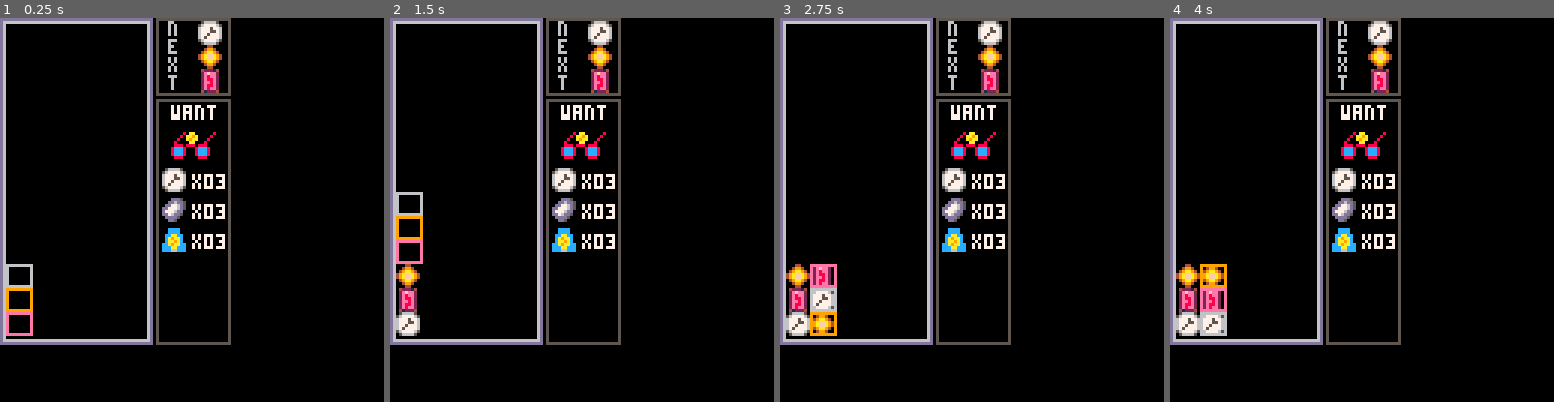
Above: before the commit, frames 1-4 (left to right).
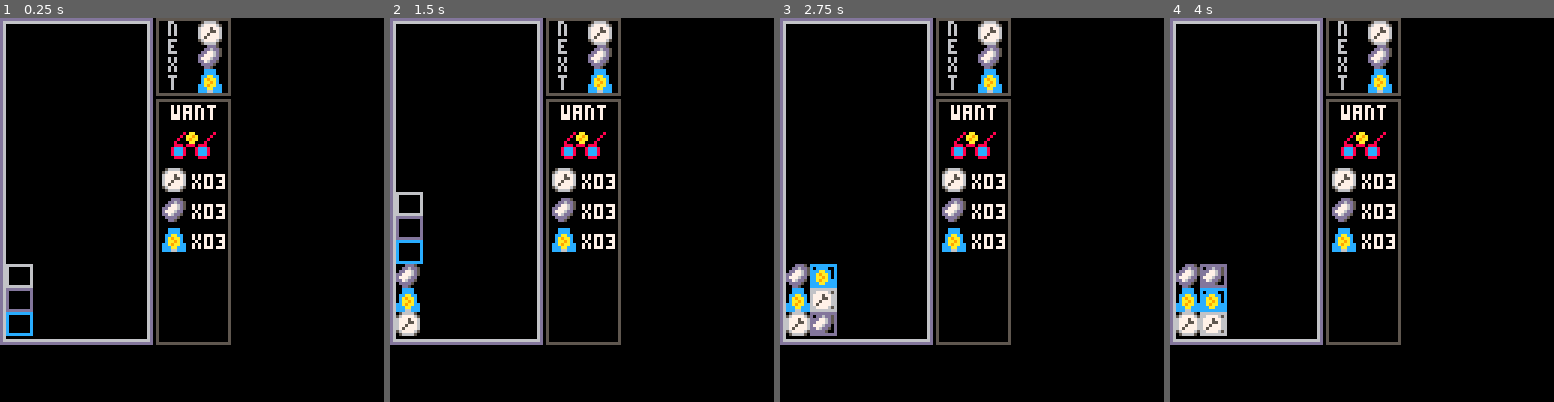
Above: after the commit, the same moments.

Repository: brunopinheiro/pico8_carts
Game: PICO-8 cartridge tagw.p8
The game is run twice, just before and just after one commit, with the same random seed, the same clock (stepped at 60 frames per second) and the same inputs.
Inputs:
- Up to frame 1 (0.25 s): no input
- Up to frame 2 (1.5 s): tap X (X key) at 0.33, 1.07 s; tap O (Z key) at 0.7 s
- Up to frame 3 (2.75 s): hold Right 1.6-2.1 s; tap O (Z key) at 1.7, 2.1, 2.5 s; tap X (X key) at 1.85 s; hold Up 2.15-2.42 s; hold Right from 2.47 s (still down)
- Up to frame 4 (4 s): tap O (Z key) at 2.9, 3.3, 3.7 s; tap X (X key) at 2.97 s; release Right at 3.03 s; hold Left 3.08-3.58 s; hold Down 3.63-3.97 s

The runs differ from the first frame. In frame 1, 1.0% of the frame differs, in the area x 1-58%, y 7-83%; in frame 2, 1.6%; in frame 3, 2.1%; in frame 4, 2.1%.

Commit message:
[tagw] automatically assemble a item

Diff:
--- a/tagw.p8
+++ b/tagw.p8
@@ -93,9 +93,11 @@
 		end,
 
 		update=function(self)
-			local completed={}
+			local completed = {}
 			for k, anim in pairs(self.animations) do
-				if not anim.update() then completed[k] = anim end
+				if not anim.update() then
+					completed[k] = anim
+				end
 			end
 			for k, anim in pairs(completed) do
 				self:stop(k)
@@ -107,6 +109,14 @@
 
 function linear_ease(initial, final, time, duration)
 	return (final - initial) * time/duration + initial
+end
+
+function in_back_ease(overshoot)
+	overshoot = overshoot or 1.70158
+	return function(initial, final, time, duration)
+		local elapsed = time/duration
+		return (final - initial) * (elapsed ^ 2) * ((overshoot + 1) * elapsed - overshoot) + initial
+	end
 end
 
 function delayed(animator, name, args)
@@ -139,7 +149,7 @@
 
 	local ease_update = function()
 		local td = time() - it
-		target[attr]=ease(ov, fv, td, duration)
+		target[attr] = ease(ov, fv, td, duration)
 		return td < duration
 	end
 
@@ -155,7 +165,7 @@
 
 	animator:add(
 		name,
-		ease_update
+		ease_update,
 		(loops ~= 0) and loop_callback or callback
 	)
 end
@@ -487,16 +497,16 @@
 	function produce()
 		next_triple = new_triple({
 			g_comps[1],
-			g_comps[2],
-			g_comps[3]
+			g_comps[4],
+			g_comps[5]
 		})
 
 		next_triple.set_pos(66, 1)
 
 		nc:notify('triple_produced', new_triple({
 			g_comps[1],
-			g_comps[2],
-			g_comps[3]
+			g_comps[4],
+			g_comps[5]
 		}))
 	end
 
@@ -514,13 +524,21 @@
 	}
 end
 
-function new_item(item_spec)
-	local x, y = 0, 0
+function new_item(item_spec, ix, iy)
+	local animator = new_animator()
 
 	return {
-		pos=function(new_x, new_y)
-			x = new_x
-			y = new_y
+		x=ix, y=iy,
+
+		update=function()
+			animator:update()
+		end,
+
+		draw=function(self)
+			spr(item_spec.ss[1], self.x, self.y)
+			spr(item_spec.ss[2], self.x + 8, self.y)
+			spr(item_spec.ss[3], self.x, self.y + 8)
+			spr(item_spec.ss[4], self.x + 8, self.y + 8)
 		end,
 
 		can_assemble=function(stored_comps)
@@ -528,48 +546,79 @@
 				if (stored_comps[comp] or 0) < amount then
 					return false
 				end
-
-				return true
-			end
-		end,
-
-		draw=function()
-			spr(item_spec.ss[1], x, y)
-			spr(item_spec.ss[2], x + 8, y)
-			spr(item_spec.ss[3], x, y + 8)
-			spr(item_spec.ss[4], x + 8, y + 8)
-		end,
-
-		draw_needs=function(stored_comps)
+			end
+
+			return true
+		end,
+
+		draw_needs=function(self, stored_comps)
 			local count = 0
 			for comp, amount in pairs(item_spec.needs) do
 				local needed_amount = clamp(amount - (stored_comps[comp] or 0), 0, amount)
-				local ry = y + 16 + (count * 10)
-				spr(comp, x - 2, ry)
-				print('x'..(needed_amount > 9 and '' or '0')..tostr(needed_amount), x + 8, ry + 2, 7)
+				local ry = self.y + 16 + (count * 10)
+				spr(comp, self.x - 2, ry)
+				print('x'..(needed_amount > 9 and '' or '0')..tostr(needed_amount), self.x + 8, ry + 2, 7)
 				count = count + 1
 			end
+		end,
+
+		disappear=function(self, callback)
+			animate(animator, 'falling_y', {
+				target=self,
+				ease=in_back_ease(2),
+				attr='y',
+				duration=0.8,
+				callback=function() callback(self) end,
+				fv=140
+			})
+
+			animate(animator, 'falling_x', {
+				target=self,
+				attr='x',
+				duration=0.8,
+				fv=ix+10
+			})
 		end
 	}
 end
 
-function new_customer(item)
-	item.pos(56, 34)
-
-	stored_comps = {}
+function new_customer()
+	local item, stored_comps, assembling_items = nil, {}, {}
+
+	function order()
+		item = new_item(g_items_spec[1], 56, 34)
+	end
 
 	function store(comp)
 		stored_comps[comp] = (stored_comps[comp] or 0) + 1
+
+		if item.can_assemble(stored_comps) then
+			item:disappear(function(i) del(assembling_items, i) end)
+			add(assembling_items, item)
+			order()
+		end
 	end
 
 	nc:listen('component_unwrapped', store)
+	order()
 
 	return {
+		update=function()
+			for assembling_item in all(assembling_items) do
+				assembling_item:update()
+			end
+		end,
+
 		draw=function()
 			print('want', 57, 29, 7)
 			rect(52, 27, 76, 108, 5)
+
 			item:draw()
-			item.draw_needs(stored_comps)
+			item:draw_needs(stored_comps)
+
+			for assembling_item in all(assembling_items) do
+				assembling_item:draw()
+			end
 		end
 	}
 end
@@ -582,11 +631,12 @@
 	factory = new_factory()
 	machine = new_machine()
 	machine:turn_on()
-	customer = new_customer(new_item(g_items_spec[1]))
+	customer = new_customer()
 end
 
 function _update60()
 	machine:update()
+	customer:update()
 end
 
 function _draw()
@@ -609,12 +659,15 @@
 00000000000000000000000000000000000000000000000000000000000000000000000000000000000000000000000000000000000000000000000000000000
 00000000000000000000000000000000000000000000000000000000000000000000000000000000000000000000000000000000000000000000000000000000
 00000000000000000000000000000000000000000000000000000000000000000000000000000000000000000000000000000000000000000000000000000000
-0000080aa00000080000000000000000000000000000000000000000000000000000000000000000000000000000000000000000000000000000000000000000
-000080aa9a0000800000000000000000000000000000000000000000000000000000000000000000000000000000000000000000000000000000000000000000
-000800a9aa0008000000000000000000000000000000000000000000000000000000000000000000000000000000000000000000000000000000000000000000
-0080000aa00080000000000000000000000000000000000000000000000000000000000000000000000000000000000000000000000000000000000000000000
-00888088808880000000000000000000000000000000000000000000000000000000000000000000000000000000000000000000000000000000000000000000
-08ccc80008ccc8000000000000000000000000000000000000000000000000000000000000000000000000000000000000000000000000000000000000000000
-08ccc80008ccc8000000000000000000000000000000000000000000000000000000000000000000000000000000000000000000000000000000000000000000
-08ccc80008ccc8000000000000000000000000000000000000000000000000000000000000000000000000000000000000000000000000000000000000000000
-00888000008880000000000000000000000000000000000000000000000000000000000000000000000000000000000000000000000000000000000000000000
+0000080aa00000080006666666666666000000000000000000000000000000000000000000000000000000000000000000000000000000000000000000000000
+000080aa9a0000800066111111111116000000000000000000000000000000000000000000000000000000000000000000000000000000000000000000000000
+000800a9aa0008000661111111111167000008000008000000000000000000000000000000000000000000000000000000000000000000000000000000000000
+0080000aa00080006666666666666679000088800088800000000000000000000000000000000000000000000000000000000000000000000000000000000000
+00888088808880006777988897777679000880080880880000000000000000000000000000000000000000000000000000000000000000000000000000000000
+08ccc80008ccc8006777988897777679000880882800880000000000000000000000000000000000000000000000000000000000000000000000000000000000
+08ccc80008ccc8006777988897777679006688828288866600000000000000000000000000000000000000000000000000000000000000000000000000000000
+08ccc80008ccc8006777988897777679066777988897777600000000000000000000000000000000000000000000000000000000000000000000000000000000
+00888000008880006777988897777679666666666666666600000000000000000000000000000000000000000000000000000000000000000000000000000000
+00000000000000006777988897777660667779888977777600000000000000000000000000000000000000000000000000000000000000000000000000000000
+00000000000000006777988897777600677779888977776000000000000000000000000000000000000000000000000000000000000000000000000000000000
+00000000000000006666666666666000666666666666660000000000000000000000000000000000000000000000000000000000000000000000000000000000
